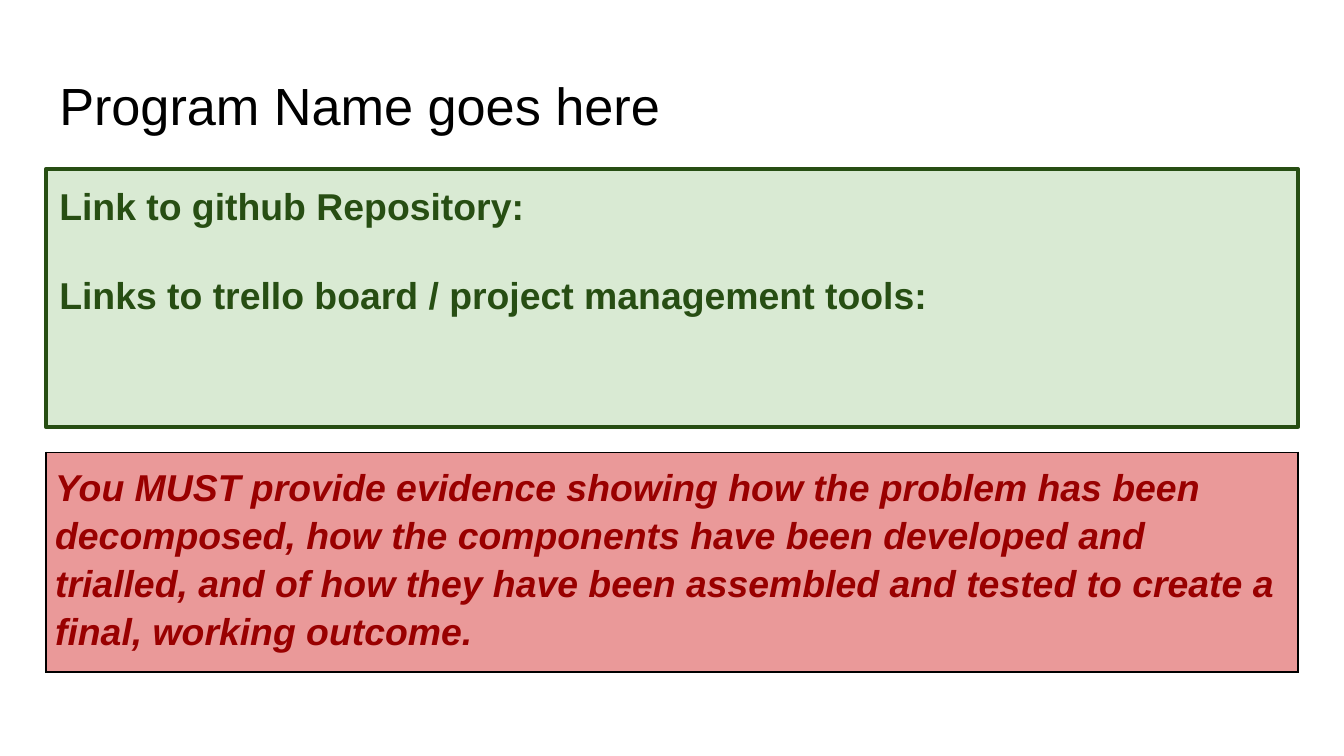
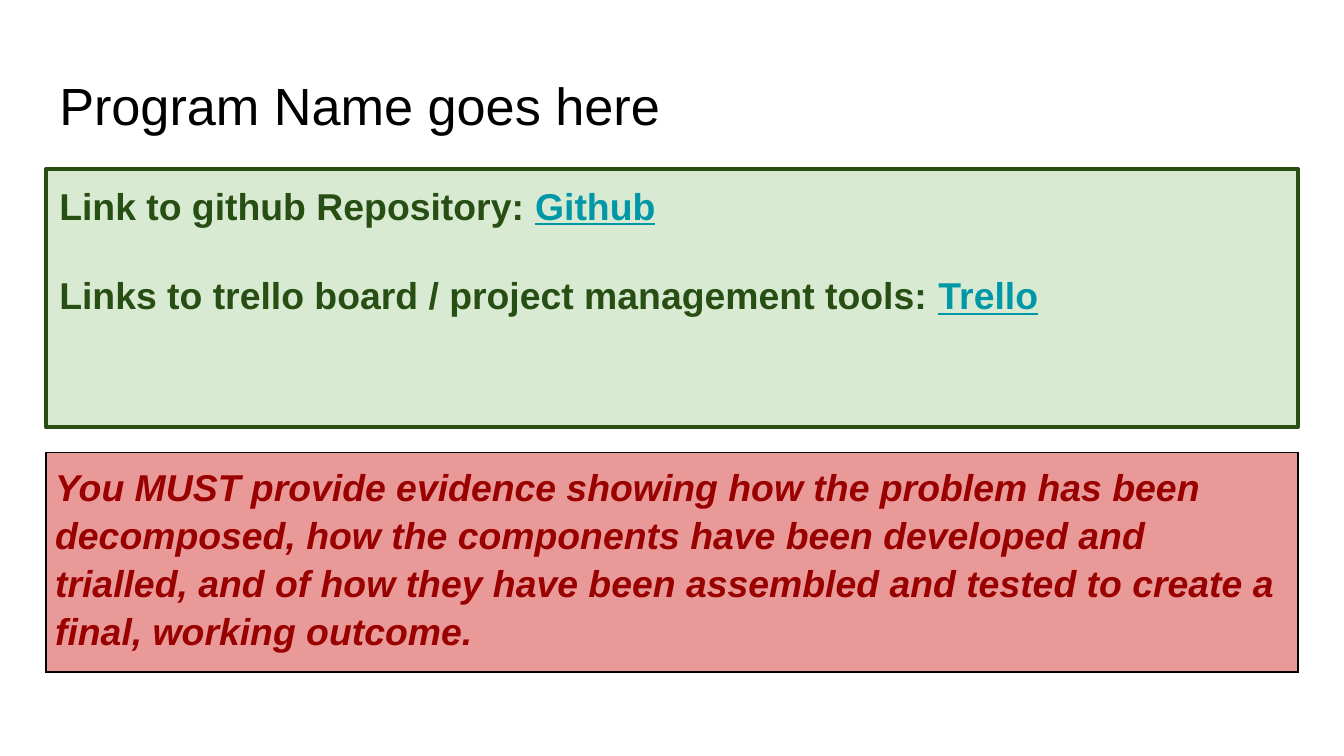
Before and after one commit to James-Wilde/Pizza_Bot, a slide deck: slide 1 of 022_91893+_+91897+Documentation.pptx. Drawn at 1344x756 pixels with LibreOffice and Linux fonts; fonts in the diff are those of the drawing. Boxes give left, top, right and bottom in pixels: in the first picture for what was removed or moved away, otherwise in the second. Text is boxed around its words. In the diff, an @@ line names an element or a change of style, - is before the commit and + after.

```diff
--- a/022_91893+_+91897+Documentation.pptx
+++ b/022_91893+_+91897+Documentation.pptx
@@ text at (59,193,1038,317): text changed @@
-Link to github Repository:
-Links to trello board / project management tools:
+Link to github Repository: Github
+Links to trello board / project management tools: Trello
```
Also in this commit, not shown: 1 other slide changed, 3 slides added, 1 slide removed.
